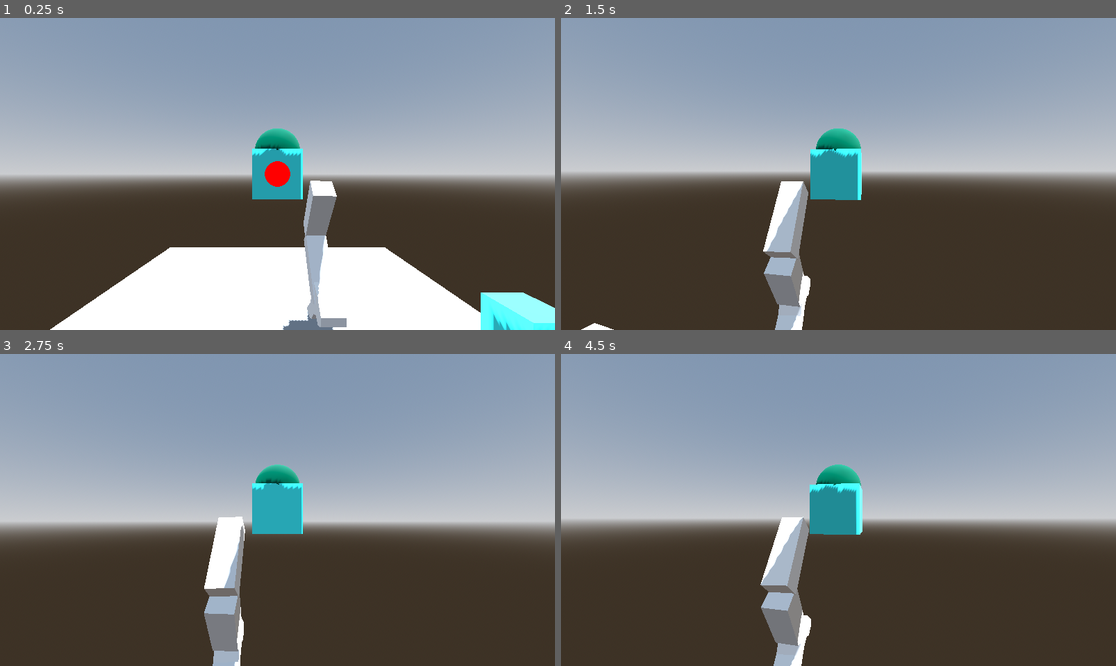
Above: before the commit, frames 1-4 (two rows, left to right).
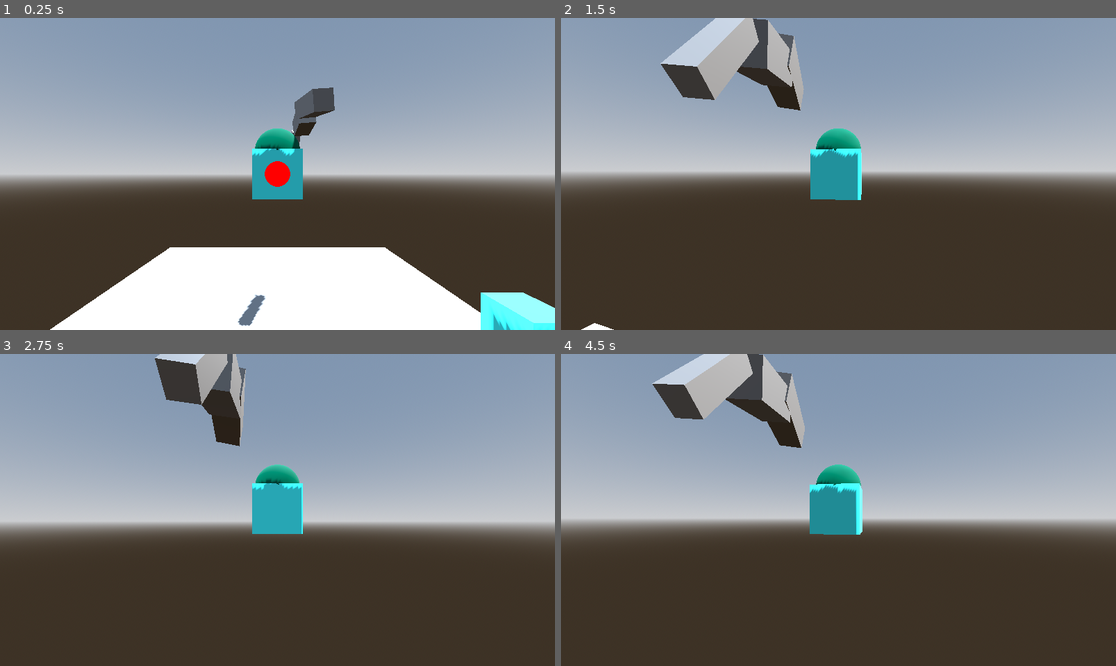
Above: after the commit, the same moments.

Repository: jalvarez2016/Bot-Heart-Prototype
Game: Godot game, scene res://PlayableScenes/PlayerPlayGround.tscn
Same seed, same stepped clock (60 frames per second), same inputs: the game is played once before the commit and once after it. The project has no main scene, so this scene is started directly.
Inputs (mouse positions are in pixels of both pictures, inside the frame that each line leads up to):
- Up to frame 1 (0.25 s): no input
- Up to frame 2 (1.5 s): move the mouse to (866, 174) at 0.52 s; hold Shift (sprint) 0.53-1.28 s; hold W (forward) from 0.53 s (still down); tap Space (jump) at 0.77 s; move the mouse to (810, 174) at 1.27 s; tap Shift (sprint) at 1.35 s
- Up to frame 3 (2.75 s): keep holding W (forward); tap Space (jump) at 1.52 s; move the mouse to (288, 503) at 2.02 s; hold Shift (sprint) from 2.03 s (still down)
- Up to frame 4 (4.5 s): keep holding W (forward); move the mouse to (832, 516) at 2.77 s; release Shift (sprint) at 2.78 s; tap Shift (sprint) at 2.85, 4.35 s; tap Space (jump) at 3.02, 3.77 s; move the mouse to (877, 513) at 3.52 s; hold Shift (sprint) 3.53-4.28 s; move the mouse to (794, 506) at 4.27 s

The runs differ from the first frame. In frame 1, 3.0% of the frame differs, in the area x 42-63%, y 22-100%; in frame 2, 7.6%, in the area x 17-45%, y 0-100%; in frame 3, 5.8%; in frame 4, 7.6%.

Commit message:
look at leg

Diff:
--- a/Player/BaseParts/Attachments/BaseLeg.tscn
+++ b/Player/BaseParts/Attachments/BaseLeg.tscn
@@ -1,24 +1,82 @@
-[gd_scene load_steps=2 format=3 uid="uid://x2dddwu68s1b"]
+[gd_scene load_steps=5 format=3 uid="uid://x2dddwu68s1b"]
 
-[ext_resource type="PackedScene" uid="uid://ljmnd76c7jm0" path="res://Player/BaseParts/Models/LegIK.glb" id="1_8tmb7"]
+[ext_resource type="PackedScene" uid="uid://drx8kwqmn31uk" path="res://Player/BaseParts/Models/LegBones.glb" id="1_8tmb7"]
+
+[sub_resource type="BoxMesh" id="BoxMesh_h3p65"]
+size = Vector3(1, 3, 1)
+
+[sub_resource type="BoxMesh" id="BoxMesh_8tmb7"]
+size = Vector3(1, 2, 1)
+
+[sub_resource type="BoxMesh" id="BoxMesh_rn1ri"]
+size = Vector3(0.5, 2, 0.5)
 
 [node name="BaseLeg" type="Node3D"]
 
 [node name="Marker3D" type="Marker3D" parent="."]
 
-[node name="LegIK" parent="Marker3D" instance=ExtResource("1_8tmb7")]
-transform = Transform3D(1, 0, 0, 0, 1, 0, 0, 0, 1, 0, -6, 0)
+[node name="LegBones" parent="Marker3D" instance=ExtResource("1_8tmb7")]
+transform = Transform3D(1, 0, 0, 0, 1, 0, 0, 0, 1, 0.182496, 0, 0.0453364)
 
-[node name="Cube_002" parent="Marker3D/LegIK/Armature/Skeleton3D" index="0"]
-transform = Transform3D(0.998853, -0.00148713, 0.0478565, 0.0203828, -0.891216, -0.453122, 0.0433243, 0.453577, -0.890163, 0.127715, 5.91979, -1.10239)
+[node name="ThighLook" type="LookAtModifier3D" parent="Marker3D/LegBones/Armature/Skeleton3D" index="0"]
+transform = Transform3D(1, 3.55271e-15, -2.38419e-07, 6.27474e-08, 0.964746, 0.263182, 2.30013e-07, -0.263181, 0.964746, 0, 0, 0)
+target_node = NodePath("../../../../ThighTarget")
+bone_name = "Bone"
+bone = 0
 
-[node name="Cube" parent="Marker3D/LegIK/Armature/Skeleton3D" index="1"]
-transform = Transform3D(0.499408, -0.023918, -0.00440385, -0.0222214, -0.411976, -0.282457, 0.00988307, 0.282319, -0.412551, 0.050561, 5.33088, 0.262497)
+[node name="Thigh" type="BoneAttachment3D" parent="Marker3D/LegBones/Armature/Skeleton3D" index="1"]
+transform = Transform3D(0.976074, -0.190179, -0.105413, 0.0572261, 0.692379, -0.719261, 0.209774, 0.69602, 0.686696, 0, 0, 0)
+bone_name = "Bone"
+bone_idx = 0
 
-[node name="Cube_001" parent="Marker3D/LegIK/Armature/Skeleton3D" index="2"]
-transform = Transform3D(0.49981, 0.01323, -0.00382821, 0.0128416, -0.397422, 0.303135, 0.0049781, -0.303118, -0.397611, -0.065241, 2.61026, 1.45811)
+[node name="MeshInstance3D" type="MeshInstance3D" parent="Marker3D/LegBones/Armature/Skeleton3D/Thigh"]
+transform = Transform3D(1, -7.10543e-15, 8.52651e-14, 0, 1, 0, 0, -2.98023e-08, 1, 5.96046e-08, 1.80255, 0.256145)
+mesh = SubResource("BoxMesh_h3p65")
 
-[node name="LookAtModifier3D" type="LookAtModifier3D" parent="Marker3D"]
-target_node = NodePath("../LegIK/Armature/Skeleton3D/Cube_002")
+[node name="CalveLook" type="LookAtModifier3D" parent="Marker3D/LegBones/Armature/Skeleton3D" index="2"]
+transform = Transform3D(1, 0, 0, 0, -0.602068, -0.798445, 0, 0.798445, -0.602068, -0.182496, 2.48443, -3.21948)
+target_node = NodePath("../../../../CalveTarget")
+bone_name = "Bone.001"
+bone = 1
 
-[editable path="Marker3D/LegIK"]
+[node name="Calve" type="BoneAttachment3D" parent="Marker3D/LegBones/Armature/Skeleton3D" index="3"]
+transform = Transform3D(-0.991627, -0.0604235, 0.114125, -0.00328304, 0.895285, 0.445482, -0.129092, 0.441377, -0.887987, -0.52229, 1.90148, 1.91148)
+bone_name = "Bone.001"
+bone_idx = 1
+
+[node name="MeshInstance3D" type="MeshInstance3D" parent="Marker3D/LegBones/Armature/Skeleton3D/Calve"]
+transform = Transform3D(1, -2.23517e-08, 7.45058e-09, -4.47035e-08, 1, -2.98023e-08, 3.72529e-08, 2.98023e-08, 1, 0, 1, 0.05)
+mesh = SubResource("BoxMesh_8tmb7")
+
+[node name="AnkleLook" type="LookAtModifier3D" parent="Marker3D/LegBones/Armature/Skeleton3D" index="4"]
+target_node = NodePath("../../../../AnkleTarget")
+bone_name = "Bone.002"
+bone = 2
+use_angle_limitation = true
+symmetry_limitation = true
+primary_limit_angle = 0.0
+primary_damp_threshold = 1.0
+secondary_limit_angle = 6.28319
+secondary_damp_threshold = 1.0
+
+[node name="Foot" type="BoneAttachment3D" parent="Marker3D/LegBones/Armature/Skeleton3D" index="5"]
+transform = Transform3D(-0.991627, 0.0336161, 0.124682, -0.0032828, 0.958648, -0.284575, -0.129092, -0.282602, -0.950511, -0.675312, 4.16879, 3.02927)
+bone_name = "Bone.002"
+bone_idx = 2
+
+[node name="MeshInstance3D" type="MeshInstance3D" parent="Marker3D/LegBones/Armature/Skeleton3D/Foot"]
+transform = Transform3D(1, 0, 2.79397e-09, -1.49012e-08, 1, -3.72529e-09, 1.86265e-09, -7.45058e-09, 1, 0.232291, 1.00211, -0.053251)
+mesh = SubResource("BoxMesh_rn1ri")
+
+[node name="CalveTarget" type="Marker3D" parent="Marker3D"]
+transform = Transform3D(1, 0, 0, 0, 1, 0, 0, 0, 1, 0, 1.53821, -2.09097)
+
+[node name="AnkleTarget" type="Marker3D" parent="Marker3D"]
+transform = Transform3D(1, 0, 0, 0, 1, 0, 0, 0, 1, 0.327304, 0.269851, -0.0698841)
+
+[node name="ThighTarget" type="Marker3D" parent="Marker3D"]
+transform = Transform3D(1, 0, 0, 0, 1, 0, 0, 0, 1, 0, 5.76531, 0.323812)
+
+[node name="Targets" type="Node3D" parent="Marker3D"]
+
+[editable path="Marker3D/LegBones"]
Binary file added: Player/BaseParts/Models/LegBones.glb
Not shown, changed: Player/BaseParts/Models/LegBones.glb.import
Binary file removed: Player/BaseParts/Models/LegIK.glb
